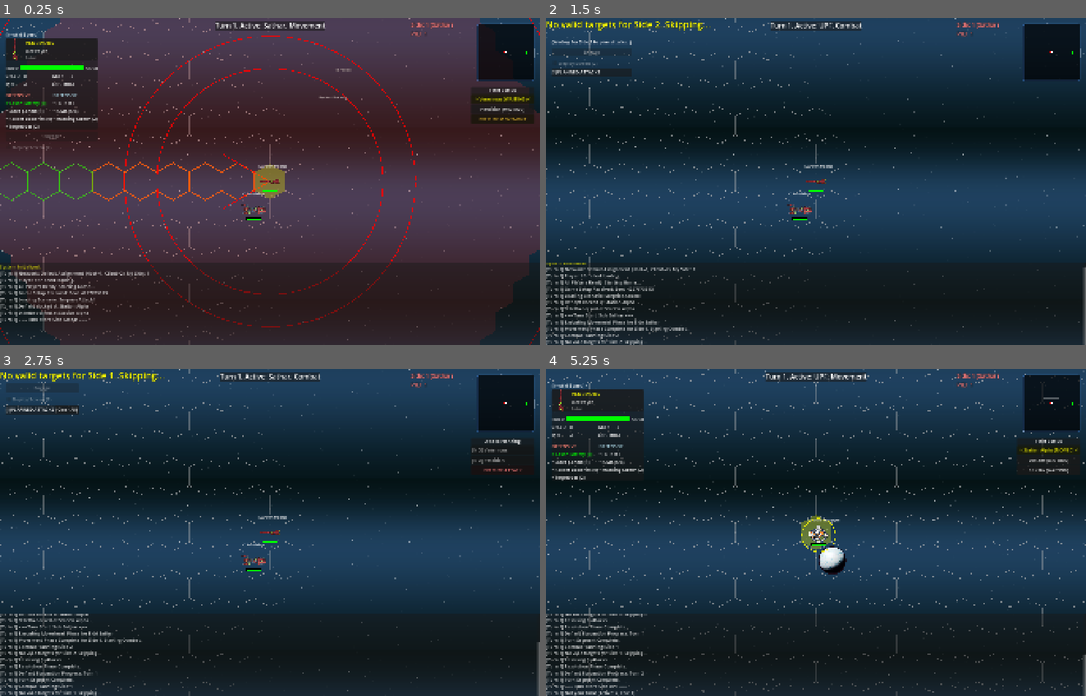
Above: before the commit, frames 1-4 (two rows, left to right).
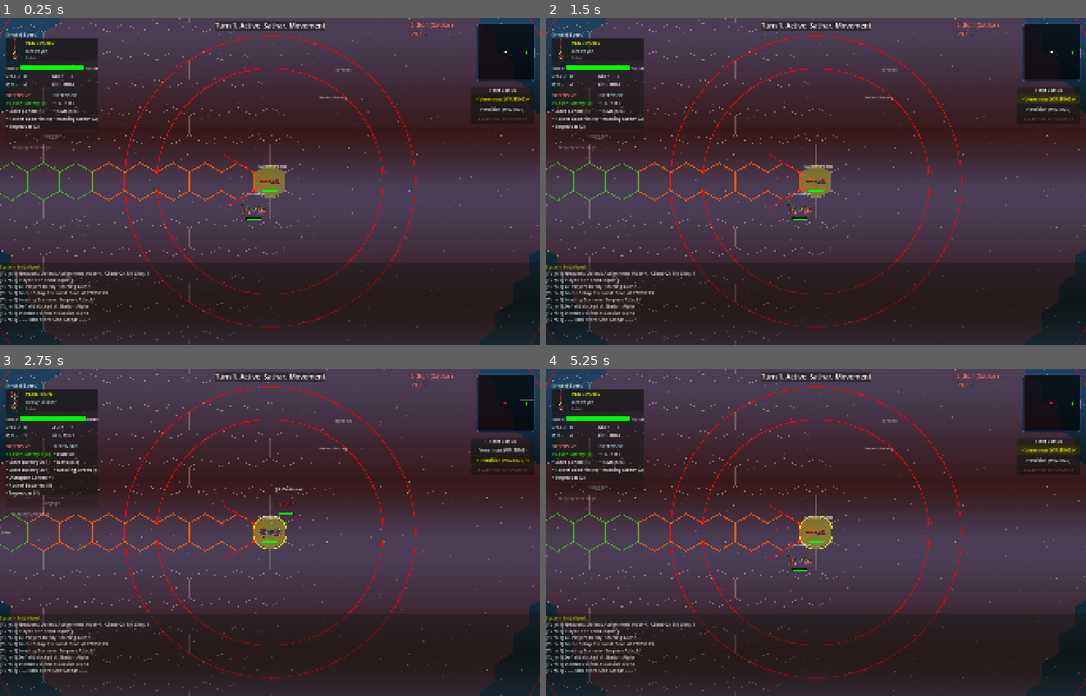
Above: after the commit, the same moments.

Repository: jjeffers/sf-kh-simulator
Game: Godot game, scene res://Scenes/Main.tscn
Two runs of this game, one before a commit and one after it. Both use one fixed random seed, a clock stepped at 60 frames per second and the inputs below. This scene is started directly instead of the project's main scene.
Inputs (mouse positions are in pixels of both pictures, inside the frame that each line leads up to):
- Up to frame 1 (0.25 s): no input
- Up to frame 2 (1.5 s): click (1048, 119) at 0.5 s, where only the run before the commit has a clickable "EXECUTE MOVEMENT"; click (1048, 99) at 1.25 s, where only the run after the commit has a clickable "> Venemous (WAITING) <"
- Up to frame 3 (2.75 s): click (502, 460) at 2 s, where only the run after the commit has a clickable "Perdition (WAITING)"
- Up to frame 4 (5.25 s): tap Enter at 2.75 s; drag from (1053, 404) to (870, 460) at 2.77 s; click (610, 408) at 3.5 s, where only the run before the commit has a clickable "[Clear All]"; click (1048, 450) at 4.25 s, where only the run after the commit has a clickable "Venemous (WAITING)"; click (1048, 450) at 5 s, where only the run before the commit has a clickable "Station Alpha (MOVED)"

The runs differ from the first frame. In frame 1, less than 0.1% of the frame differs, in the area x 88-98%, y 30-32%; in frame 2, 92%, in the area x 0-100%, y 0-100%; in frame 3, 91%; in frame 4, 87%.

Commit message:
Implement Repair Turn auto-skip for undamaged phase transitions

Diff:
--- a/Scripts/GameManager.gd
+++ b/Scripts/GameManager.gd
@@ -2171,13 +2171,17 @@
 	repair_subphase = 1 # 1 = Side 1 plan, 2 = Side 2 plan, 3 = Execute
 	repair_allocations.clear()
 
+	log_message("[color=cyan]=== REPAIR TURN Phase ===[/color]")
+
 	# Only start if multiplayer or host
 	if multiplayer.has_multiplayer_peer() and multiplayer.get_unique_id() != 1:
 		return # Clients wait for state sync
 
-	log_message("[color=cyan]=== REPAIR TURN Phase ===[/color]")
-	_update_ui_state()
-	_update_repair_ui()
+	if multiplayer.has_multiplayer_peer():
+		rpc_sync_repair_state.rpc(repair_subphase, repair_allocations)
+	else:
+		_update_ui_state()
+		_update_repair_ui()
 
 func _update_repair_ui():
 	if not is_instance_valid(list_repair): return
@@ -2273,8 +2277,17 @@
 
 	if not has_damaged:
 		var lbl = Label.new()
-		lbl.text = "No damaged systems or conditions."
+		lbl.text = "No damaged systems or conditions. Auto-advancing..."
 		list_repair.add_child(lbl)
+
+		var current_subphase = repair_subphase
+		if (my_side_id == repair_subphase or my_side_id == 0) and current_subphase != 3:
+			if btn_repair_exec and not btn_repair_exec.disabled:
+				btn_repair_exec.disabled = true
+				get_tree().create_timer(1.5).timeout.connect(func():
+					if current_phase == Phase.REPAIR and repair_subphase == current_subphase:
+						_on_repair_exec_pressed()
+				)
 
 
 func _on_repair_exec_pressed():
@@ -2600,14 +2613,26 @@
 
 		# Find ANY unmoved ships for this side
 		var unmoved = []
+		var mandatory_unmoved = []
 		for s in ships:
-			if is_instance_valid(s) and s.side_id == current_side_id and not s.is_exploding and not s.has_moved:
-				unmoved.append(s)
-
-		if unmoved.size() > 0:
-			btn_exec_move.disabled = false # ALWAYS ALLOW EXECUTION
-			btn_exec_move.text = "EXECUTE MOVEMENT" # Text requested by user
-			btn_exec_move.modulate = Color(1, 0.8, 0.2) # Yellow-ish warning
+			if is_instance_valid(s) and s.side_id == current_side_id and not s.is_exploding and not s.has_moved and not s.has_orders:
+				if s.is_docked or s.ship_class == "Space Station":
+					continue
+				var eff_adf = s.get_effective_adf()
+				var min_speed = max(0, s.speed - eff_adf)
+				if min_speed > 0:
+					mandatory_unmoved.append(s)
+				else:
+					unmoved.append(s)
+
+		if mandatory_unmoved.size() > 0:
+			btn_exec_move.disabled = true
+			btn_exec_move.text = "AWAITING MOVEMENT"
+			btn_exec_move.modulate = Color(1, 0.4, 0.4) # Red
+		elif unmoved.size() > 0:
+			btn_exec_move.disabled = false
+			btn_exec_move.text = "EXECUTE MOVEMENT"
+			btn_exec_move.modulate = Color(1, 0.8, 0.2) # Yellow warning
 		else:
 			btn_exec_move.disabled = false
 			btn_exec_move.text = "EXECUTE MOVEMENT"
@@ -2726,7 +2751,9 @@
 			if btn_repair_exec: btn_repair_exec.visible = false
 		else:
 			label_status.text = "Repair Phase (%s Allocating)" % side_n
-			if btn_repair_exec: btn_repair_exec.visible = (repair_subphase == my_side_id or (my_side_id == 0))
+			if btn_repair_exec:
+				btn_repair_exec.visible = (repair_subphase == my_side_id or (my_side_id == 0))
+				btn_repair_exec.disabled = false
 	elif current_phase == Phase.END:
 		panel_movement.visible = false
 		panel_planning.visible = false
